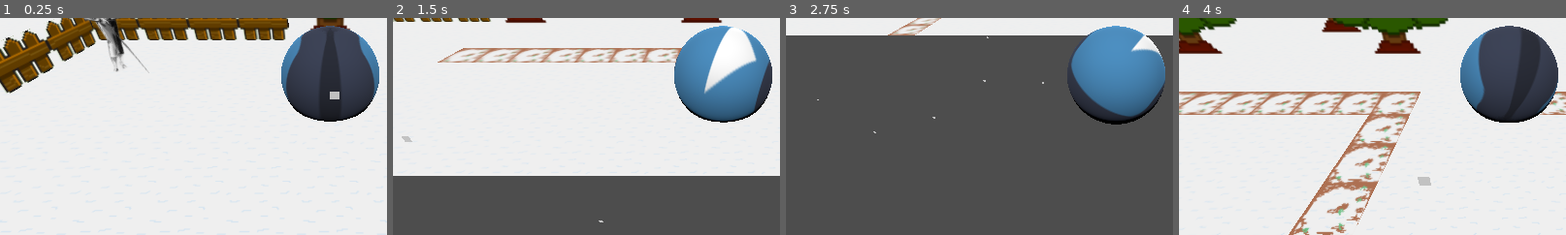
Above: before the commit, frames 1-4 (left to right).
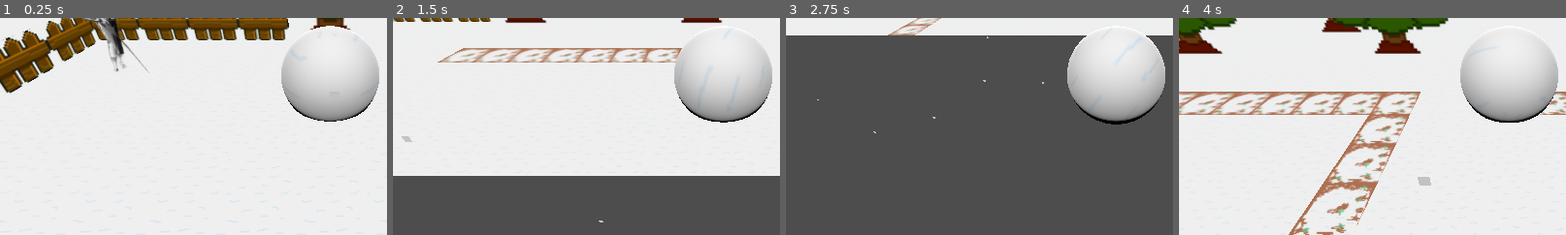
Above: after the commit, the same moments.

Repository: 15mathC/CozyWinterJam2023
Game: Godot game, scene res://main.tscn
Two runs of this game, one before a commit and one after it. Both use one fixed random seed, a clock stepped at 60 frames per second and the inputs below. The engine's default icon, where the game draws it, is replaced by a stand-in: a white triangle on a blue panel in a dark square.
Inputs:
- Up to frame 1 (0.25 s): no input
- Up to frame 2 (1.5 s): hold Right (ui_right) 0.53-1.28 s; hold Down (ui_down) from 1.28 s (still down)
- Up to frame 3 (2.75 s): release Down (ui_down) at 2.03 s; hold Right (ui_right) from 2.03 s (still down)
- Up to frame 4 (4 s): release Right (ui_right) at 2.78 s; hold Up (ui_up) 2.78-3.53 s; hold Left (ui_left) from 3.53 s (still down)
The pictures show only the part of the screen within x 7-57%, y 38-88%; the shares and areas given below are measured in that part.

The runs differ from the first frame. In frame 1, 8.7% of the frame differs, in the area x 72-98%, y 3-48%; in frame 2, 7.1%; in frame 3, 8.6%; in frame 4, 8.8%.

Commit message:
made player snowball snow

Diff:
--- a/game/main.tscn
+++ b/game/main.tscn
@@ -1,7 +1,7 @@
 [gd_scene load_steps=15 format=3 uid="uid://b6r2fby64qxsp"]
 
-[ext_resource type="Texture2D" uid="uid://btm00brj4mtkl" path="res://icon.svg" id="1_44obm"]
 [ext_resource type="Script" path="res://PlayerSnowball.gd" id="1_bh06k"]
+[ext_resource type="Texture2D" uid="uid://d0o7t1mq37q1k" path="res://snow.png" id="2_rfh8k"]
 [ext_resource type="Texture2D" uid="uid://dyn8iumrkjbbh" path="res://testTree.png" id="3_2bpv4"]
 [ext_resource type="Script" path="res://Obstacle.gd" id="3_chjlc"]
 [ext_resource type="PackedScene" uid="uid://baicyl1hwfvww" path="res://ground_square.tscn" id="4_wc7t6"]
@@ -19,7 +19,7 @@
 [sub_resource type="SphereMesh" id="SphereMesh_rpllk"]
 
 [sub_resource type="StandardMaterial3D" id="StandardMaterial3D_xjkom"]
-albedo_texture = ExtResource("1_44obm")
+albedo_texture = ExtResource("2_rfh8k")
 
 [sub_resource type="BoxShape3D" id="BoxShape3D_mt07d"]
 size = Vector3(2, 6, 1)
@@ -29,17 +29,17 @@
 
 [node name="World" type="Node3D"]
 
-[node name="AnimatableBody3D" type="AnimatableBody3D" parent="."]
+[node name="PlayerSnowball" type="AnimatableBody3D" parent="."]
 sync_to_physics = false
 script = ExtResource("1_bh06k")
 
-[node name="CollisionShape3D" type="CollisionShape3D" parent="AnimatableBody3D"]
+[node name="CollisionShape3D" type="CollisionShape3D" parent="PlayerSnowball"]
 shape = SubResource("SphereShape3D_46qb7")
 
-[node name="Camera3D" type="Camera3D" parent="AnimatableBody3D"]
+[node name="Camera3D" type="Camera3D" parent="PlayerSnowball"]
 transform = Transform3D(1, 0, 0, 0, 0.866025, 0.5, 0, -0.5, 0.866025, 0, 3, 5.02013)
 
-[node name="CPUParticles3D" type="CPUParticles3D" parent="AnimatableBody3D"]
+[node name="CPUParticles3D" type="CPUParticles3D" parent="PlayerSnowball"]
 transform = Transform3D(1, 0, 0, 0, 1, 0, 0, 0, 1, 0, 5, 0)
 amount = 100
 lifetime = 2.0
@@ -52,7 +52,7 @@
 scale_amount_min = 0.1
 scale_amount_max = 0.1
 
-[node name="Snowball" type="MeshInstance3D" parent="AnimatableBody3D"]
+[node name="Snowball" type="MeshInstance3D" parent="PlayerSnowball"]
 transform = Transform3D(2, 0, 0, 0, 2, 0, 0, 0, 2, 0, 0, 0)
 mesh = SubResource("SphereMesh_rpllk")
 surface_material_override/0 = SubResource("StandardMaterial3D_xjkom")
